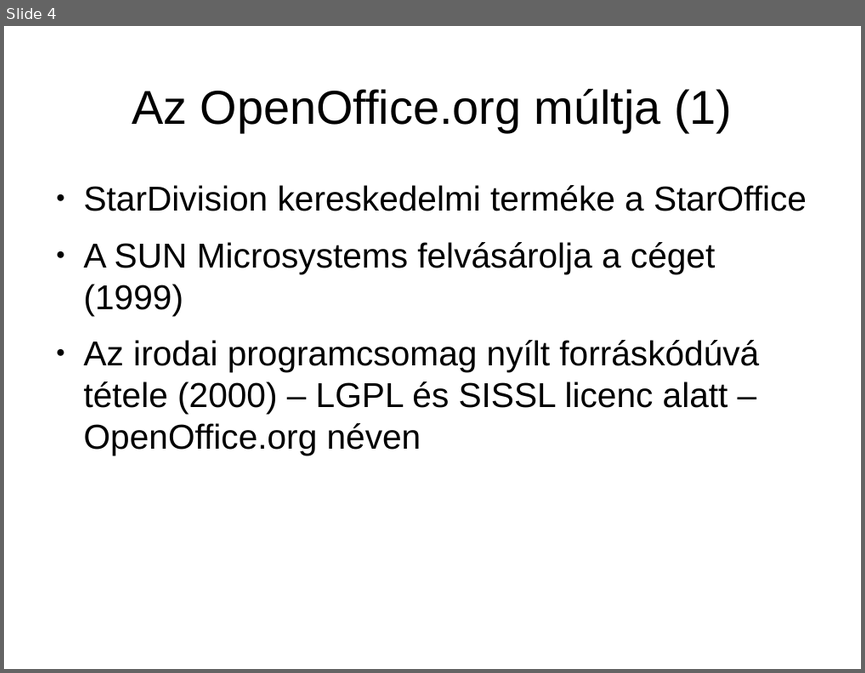
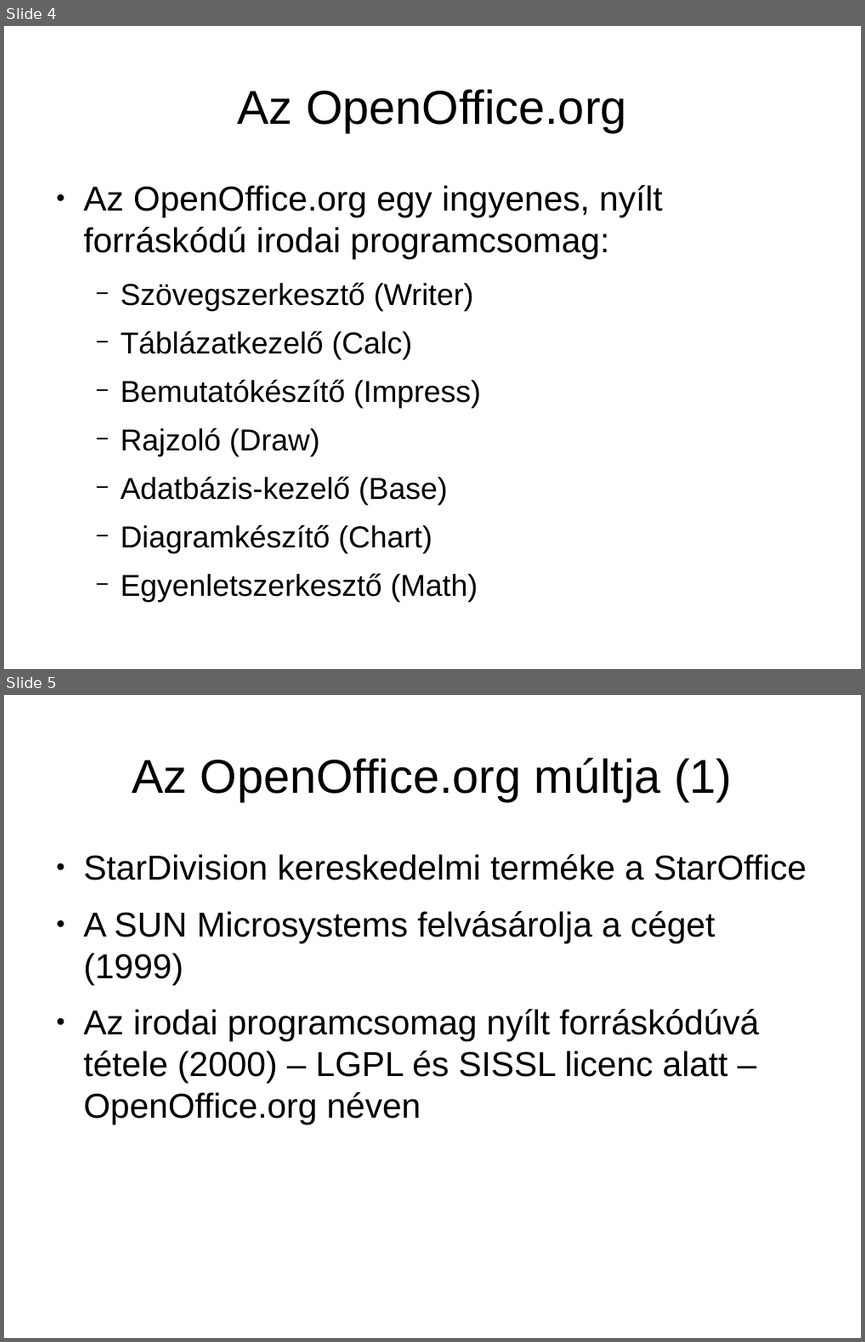
Before and after one commit to KAMI911/oxygenoffice, a slide deck: documents/marketing/hu/OpenOffice.org3_ujdonsagai.odp. Shown one above the other, each under a label of ours: slide 4 before the commit, slides 4 and 5 after it. The pictures are 865x673 and 865x1342 pixels, drawn with LibreOffice and Linux fonts; fonts in the diff are those of the drawing. Boxes give left, top, right and bottom in pixels: in the first picture for what was removed or moved away, otherwise in the second. Text is boxed around its words. In the diff, an @@ line names an element or a change of style, - is before the commit and + after.

```diff
--- a/documents/marketing/hu/OpenOffice.org3_ujdonsagai.odp
+++ b/documents/marketing/hu/OpenOffice.org3_ujdonsagai.odp
@@ slide 4 added at box(4, 26, 861, 669), background #FFFFFF @@
@@ title added at box(237, 89, 627, 132), 44 pt, text #000000 @@
+Az OpenOffice.org
@@ text added at box(84, 185, 662, 601), 28 pt, text #000000 @@
+● Az OpenOffice.org egy ingyenes, nyílt forráskódú irodai programcsomag:
+  − Szövegszerkesztő (Writer)
+  − Táblázatkezelő (Calc)
+  − Bemutatókészítő (Impress)
+  − Rajzoló (Draw)
+  − Adatbázis-kezelő (Base)
+  − Diagramkészítő (Chart)
+  − Egyenletszerkesztő (Math)
@@ what was slide 4 is now slide 5 @@
```
Also in this commit, not shown: 6 slides changed, 1 other slide added.
